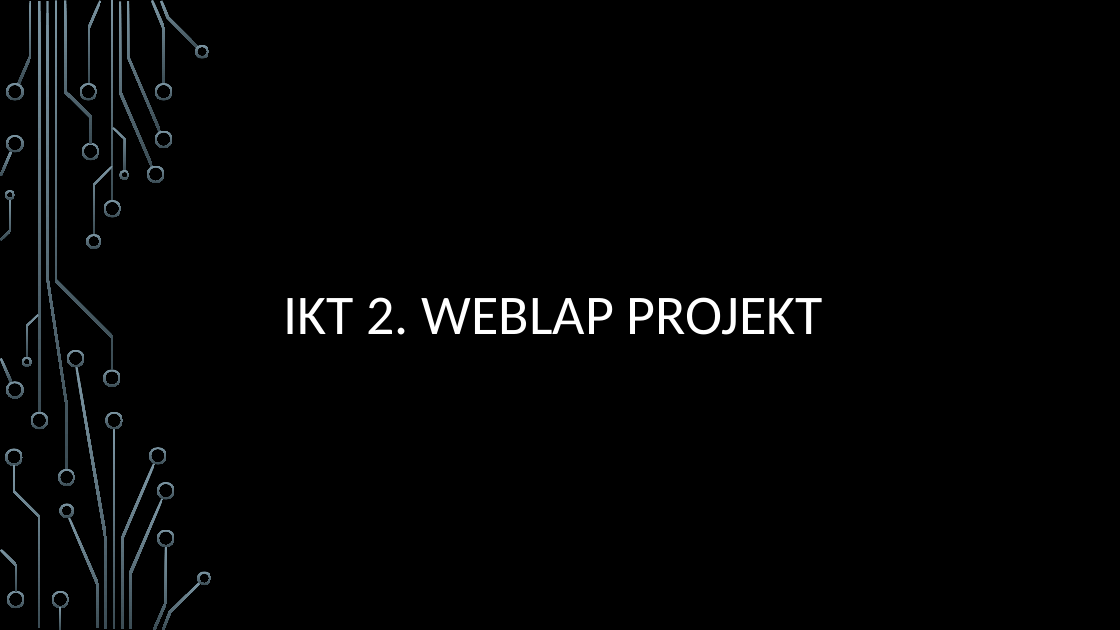
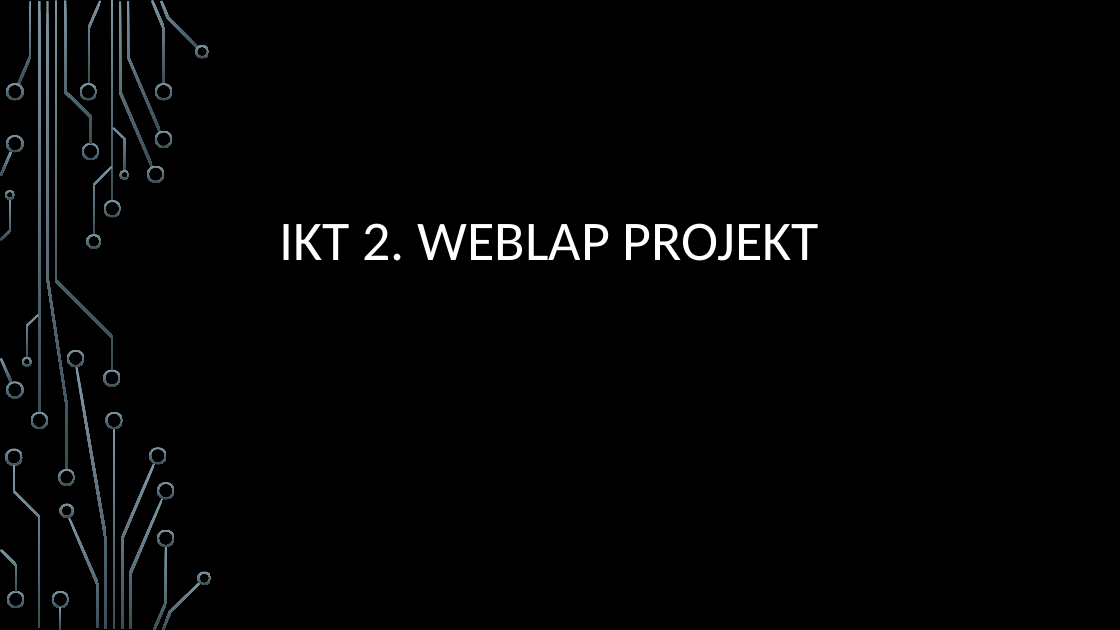
Before and after one commit to Botilori08/IKt-pojektmunka-2, a slide deck: slide 1 of IKT 2.pptx. Drawn at 1120x630 pixels with LibreOffice and Linux fonts; fonts in the diff are those of the drawing; background and template pictures are left out. Boxes give left, top, right and bottom in pixels: in the first picture for what was removed or moved away, otherwise in the second. Text is boxed around its words. In the diff, an @@ line names an element or a change of style, - is before the commit and + after.

```diff
--- a/IKT 2.pptx
+++ b/IKT 2.pptx
@@ title "IKT 2. WEBLAP PROJEKT": place and size @@
-title "IKT 2. WEBLAP PROJEKT" at <box>284,297,824,335</box>
+title "IKT 2. WEBLAP PROJEKT" at <box>280,223,820,261</box>
```
Also in this commit, not shown: 2 other slides changed, 1 slide added.
